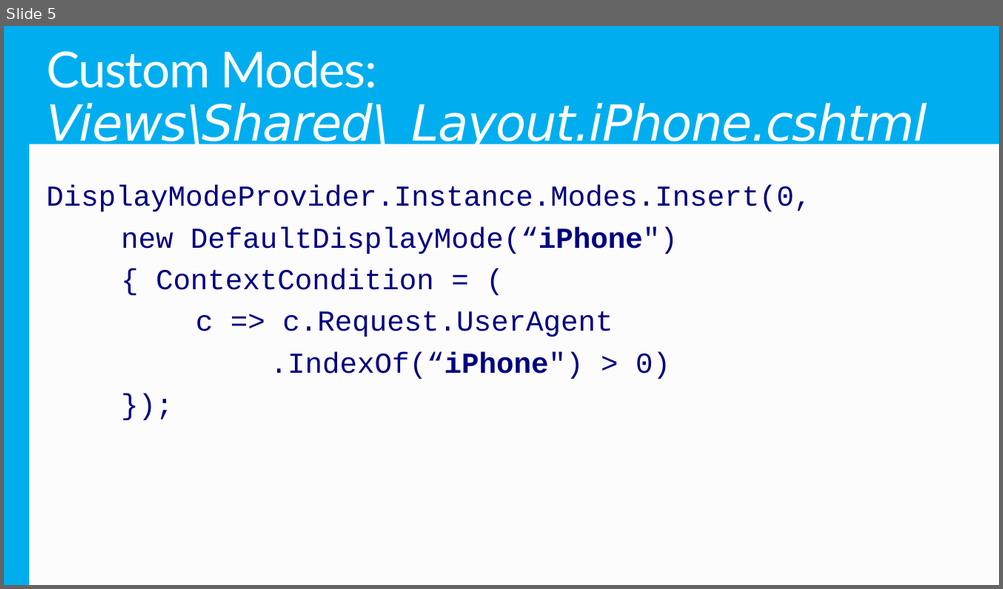
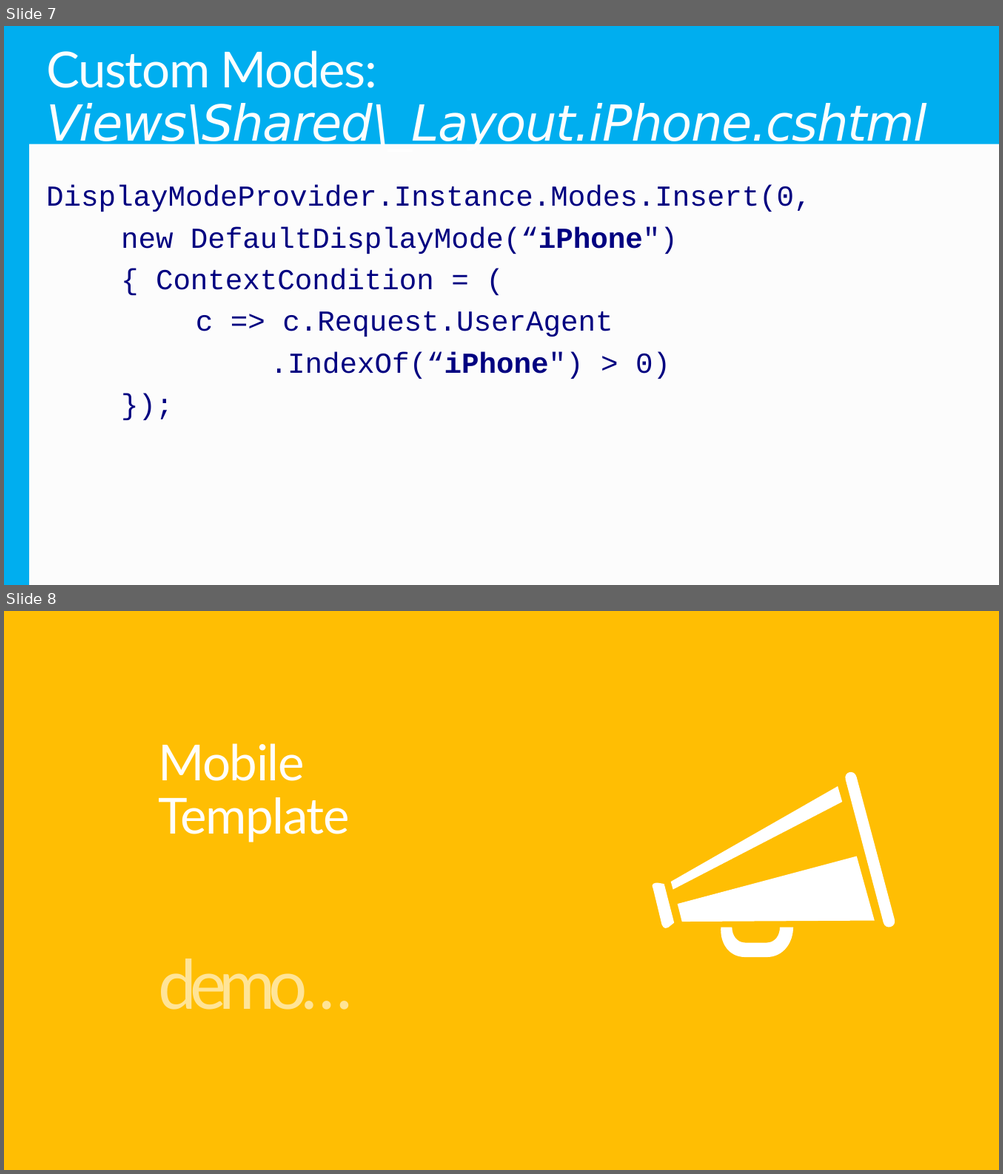
Before and after one commit to Microsoft-Web/PRESENTATION-BuildingForTheMobileWeb, a slide deck: BuildingForTheMobileWeb.pptx. Shown one above the other, each under a label of ours: slide 5 before the commit, slides 7 and 8 after it. The pictures are 1003x589 and 1003x1174 pixels, drawn with LibreOffice and Linux fonts; fonts in the diff are those of the drawing. Boxes give left, top, right and bottom in pixels: in the first picture for what was removed or moved away, otherwise in the second. Text is boxed around its words. In the diff, an @@ line names an element or a change of style, - is before the commit and + after.

```diff
--- a/BuildingForTheMobileWeb.pptx
+++ b/BuildingForTheMobileWeb.pptx
@@ slide 8 added at <box>4,611,999,1170</box>, background #FFBE00 @@
@@ title added at <box>158,743,349,843</box>, 48 pt, text #FFFFFF at 98% opacity @@
+Mobile Template
@@ freeform shape added at <box>651,769,897,957</box>, fill #FFFFFF @@
@@ text added at <box>158,959,352,1010</box>, 66 pt, text #FFE497 @@
+demo…
@@ what was slide 5 is now slide 7 @@
```
Also in this commit, not shown: 3 other slides added.
